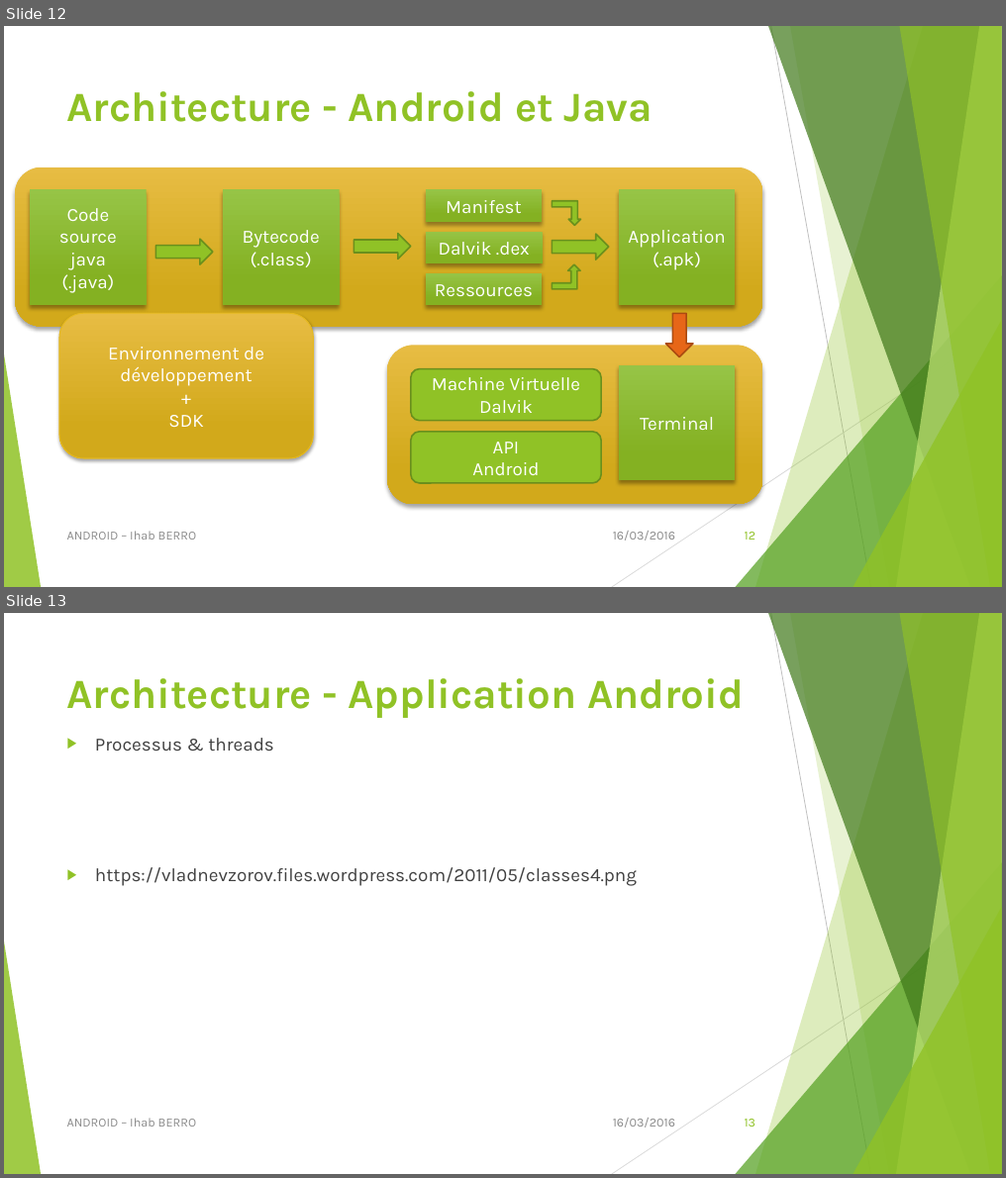
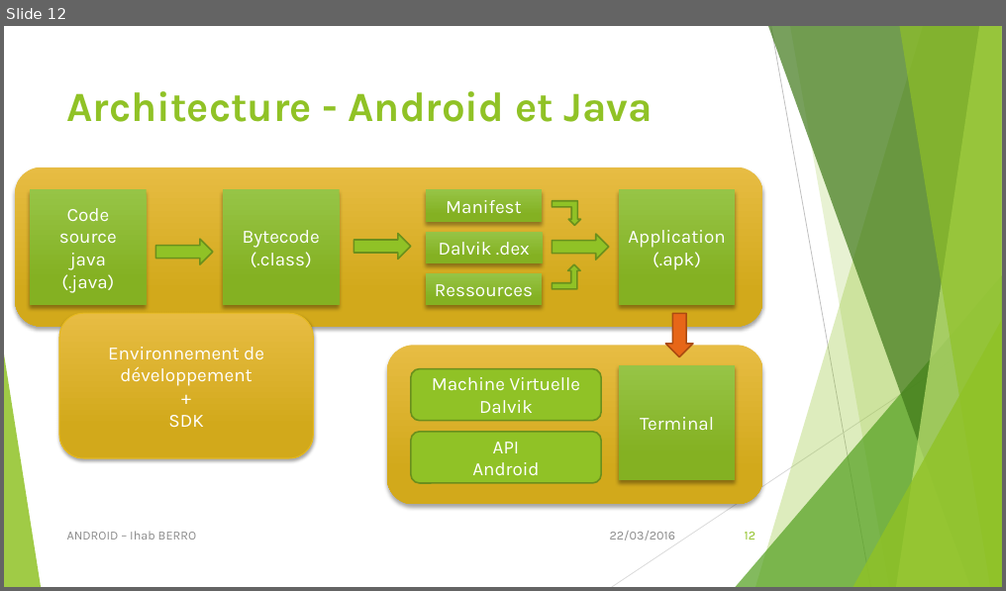
Before and after one commit to iberro/SMB214, a slide deck: Android.pptx. Shown one above the other, each under a label of ours: slides 12 and 13 before the commit, slide 12 after it. The pictures are 1006x1178 and 1006x591 pixels, drawn with LibreOffice and Linux fonts; fonts in the diff are those of the drawing. Boxes give left, top, right and bottom in pixels: in the first picture for what was removed or moved away, otherwise in the second. Text is boxed around its words. In the diff, an @@ line names an element or a change of style, - is before the commit and + after.

```diff
--- a/Android.pptx
+++ b/Android.pptx
@@ slide 13 removed at box(4, 613, 1002, 1174), background #FFFFFF; not listed: 10 template elements that a slide beside it also shows @@
@@ title removed at box(67, 678, 744, 718) @@
-Architecture - Application Android
@@ text removed at box(95, 738, 637, 886) @@
-▶ Processus & threads
-▶ https://vladnevzorov.files.wordpress.com/2011/05/classes4.png
@@ text removed at box(67, 1118, 196, 1127) @@
-ANDROID – Ihab BERRO
@@ text removed at box(613, 1118, 675, 1128) @@
-16/03/2016
@@ page number removed at box(745, 1119, 756, 1127) @@
-13
@@ slide 12 changed as well @@
@@ text at box(610, 531, 675, 541): text changed @@
-16/03/2016
+22/03/2016
```
Also in this commit, not shown: 18 other slides changed, 1 slide added.
